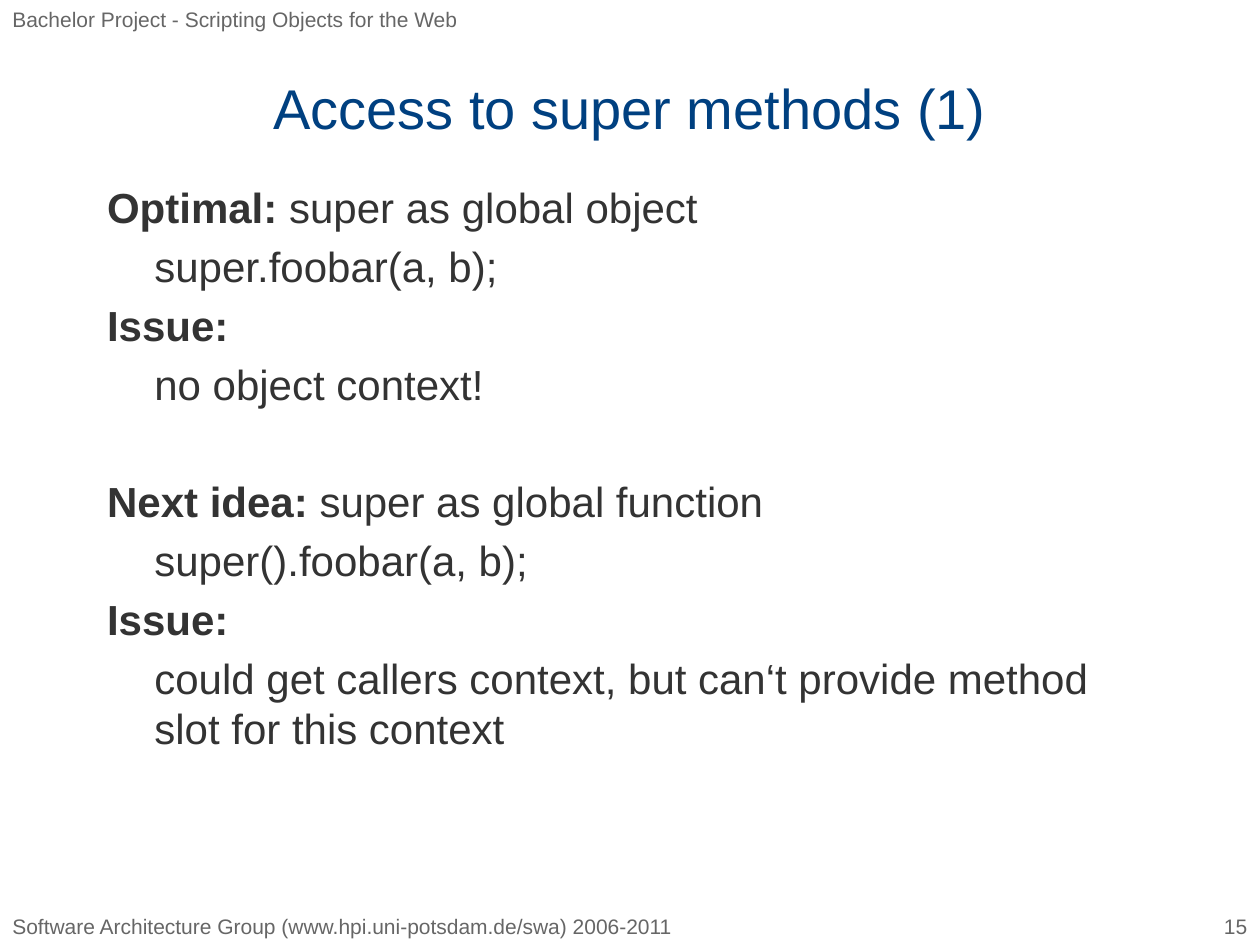
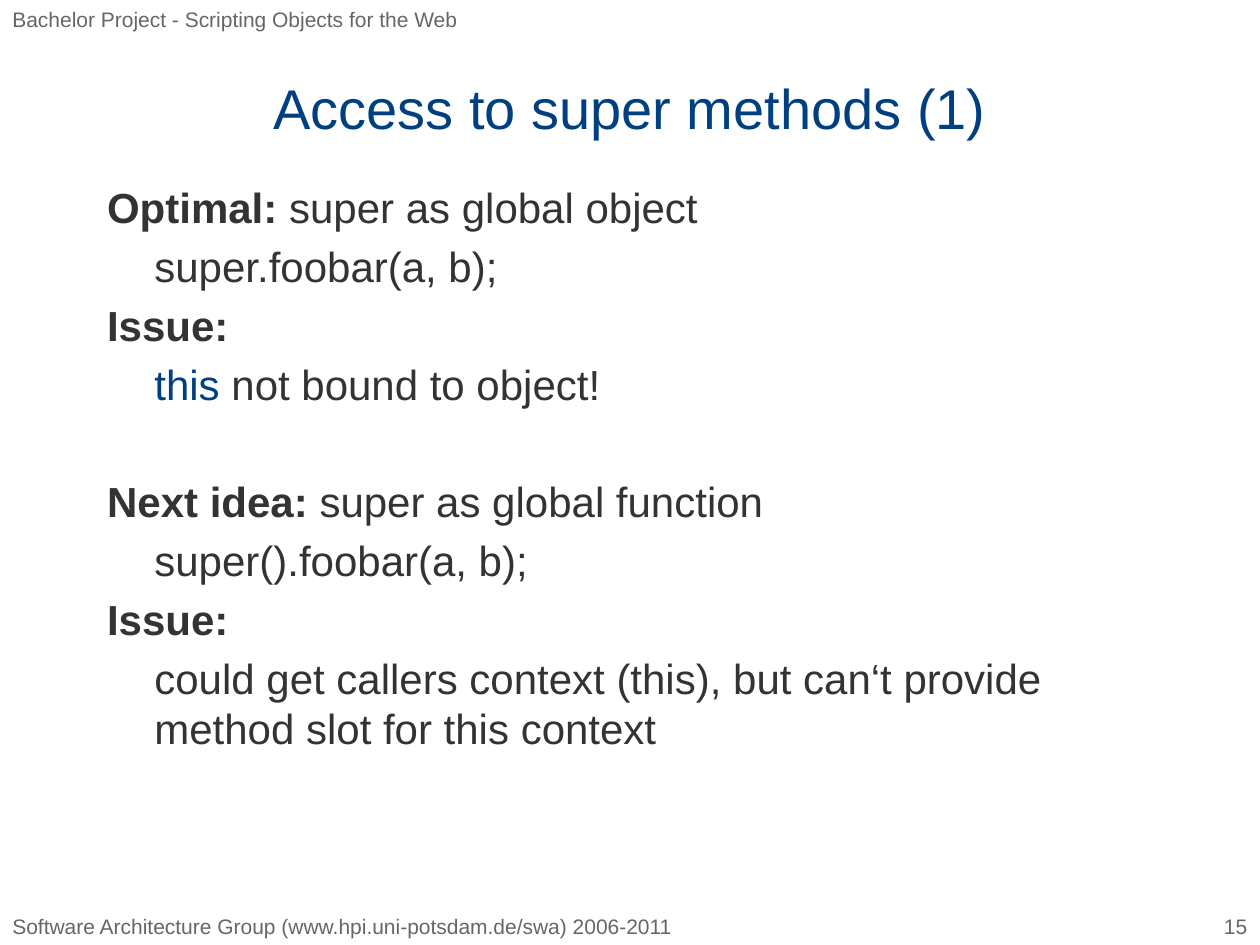
Before and after one commit to bp2010h1/orca, a slide deck: slide 15 of doc/squeakyJS.pptx. Drawn at 1260x945 pixels with LibreOffice and Linux fonts; fonts in the diff are those of the drawing; background and template pictures are left out. Boxes give left, top, right and bottom in pixels: in the first picture for what was removed or moved away, otherwise in the second. Text is boxed around its words. In the diff, an @@ line names an element or a change of style, - is before the commit and + after.

```diff
--- a/doc/squeakyJS.pptx
+++ b/doc/squeakyJS.pptx
@@ text at bbox=[154, 369, 600, 408]: text changed @@
-no object context!
+this not bound to object!
@@ text at bbox=[154, 663, 1042, 745]: text changed @@
-could get callers context, but can‘t provide method slot for this context
+could get callers context (this), but can‘t provide method slot for this context
```
Also in this commit, not shown: 6 other slides changed, 1 other file.
